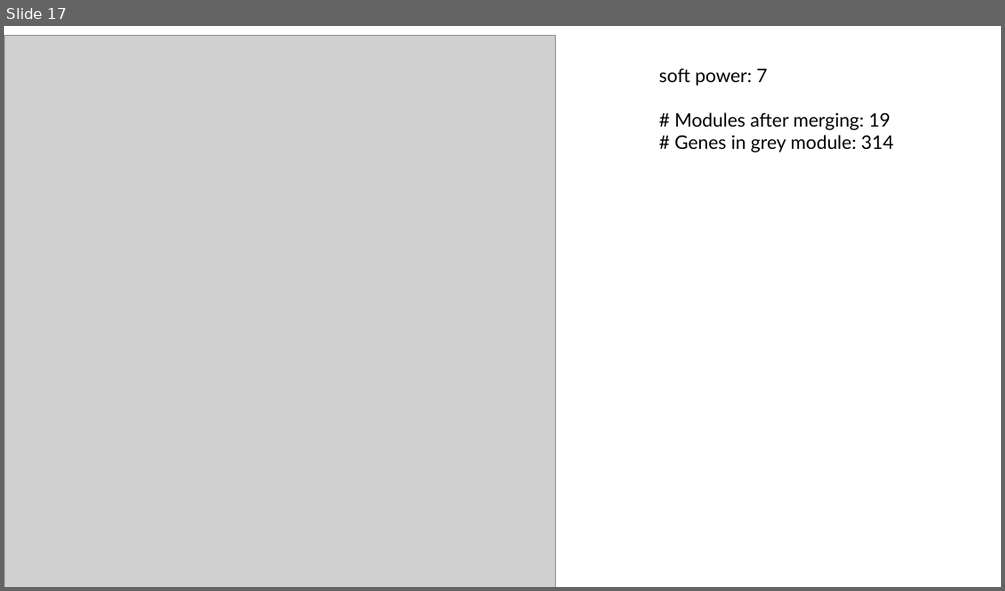
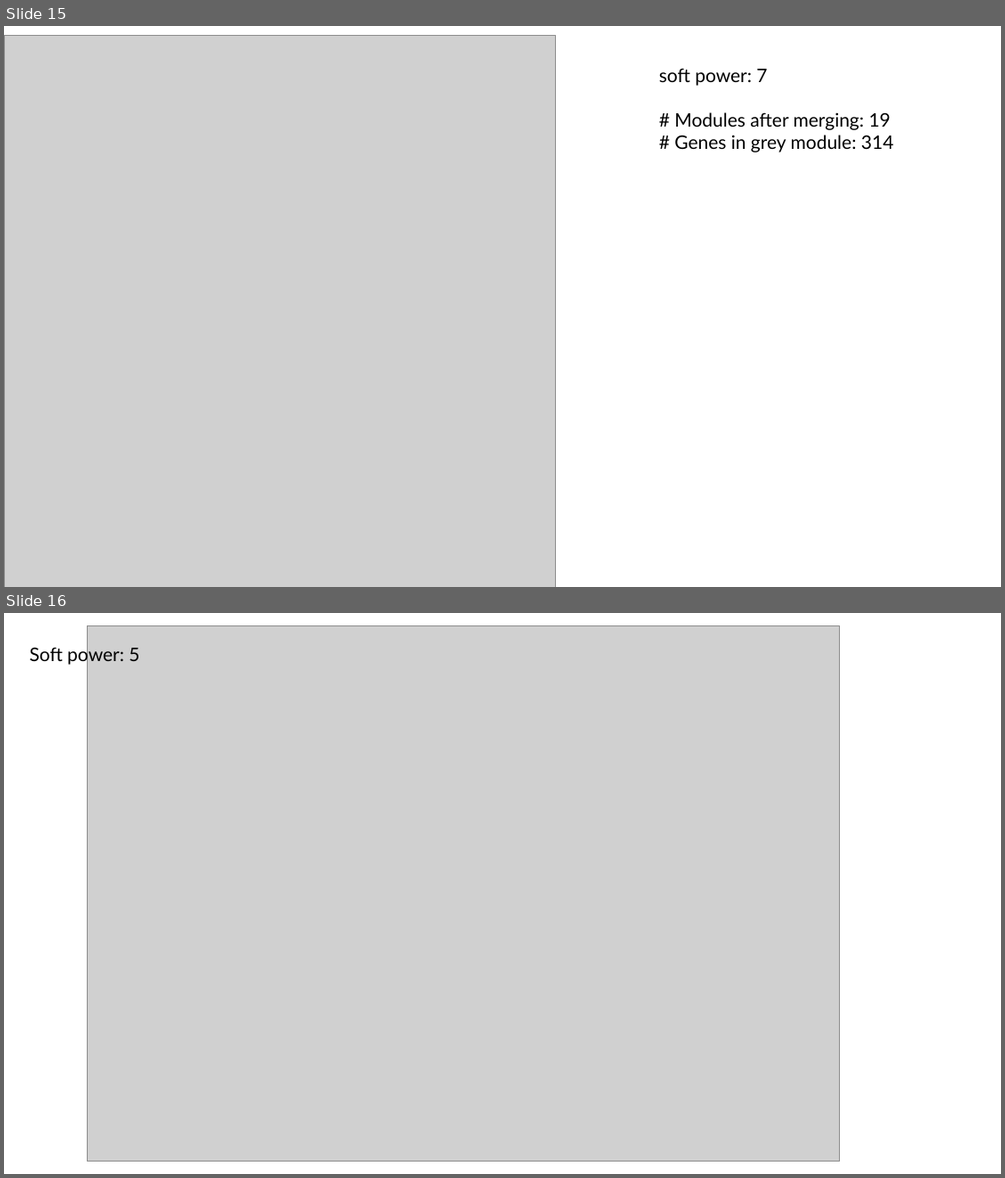
Before and after one commit to luisabender/bioinformatics-bachelor-s-thesis, a slide deck: progress.pptx. Shown one above the other, each under a label of ours: slide 17 before the commit, slides 15 and 16 after it. The pictures are 1005x591 and 1005x1178 pixels, drawn with LibreOffice and Linux fonts; fonts in the diff are those of the drawing; grey boxes stand for pictures. Boxes give left, top, right and bottom in pixels: in the first picture for what was removed or moved away, otherwise in the second. Text is boxed around its words. In the diff, an @@ line names an element or a change of style, - is before the commit and + after.

```diff
--- a/progress.pptx
+++ b/progress.pptx
@@ slide 16 added at (x1=4, y1=613, x2=1001, y2=1174), background #FFFFFF @@
@@ picture added at (x1=87, y1=625, x2=840, y2=1162) @@
@@ text added at (x1=30, y1=644, x2=139, y2=665), 18 pt, text #000000 @@
+Soft power: 5
@@ what was slide 17 is now slide 15 @@
```
Also in this commit, not shown: 5 slides changed, 9 other slides added, 4 slides removed, 33 other files.
